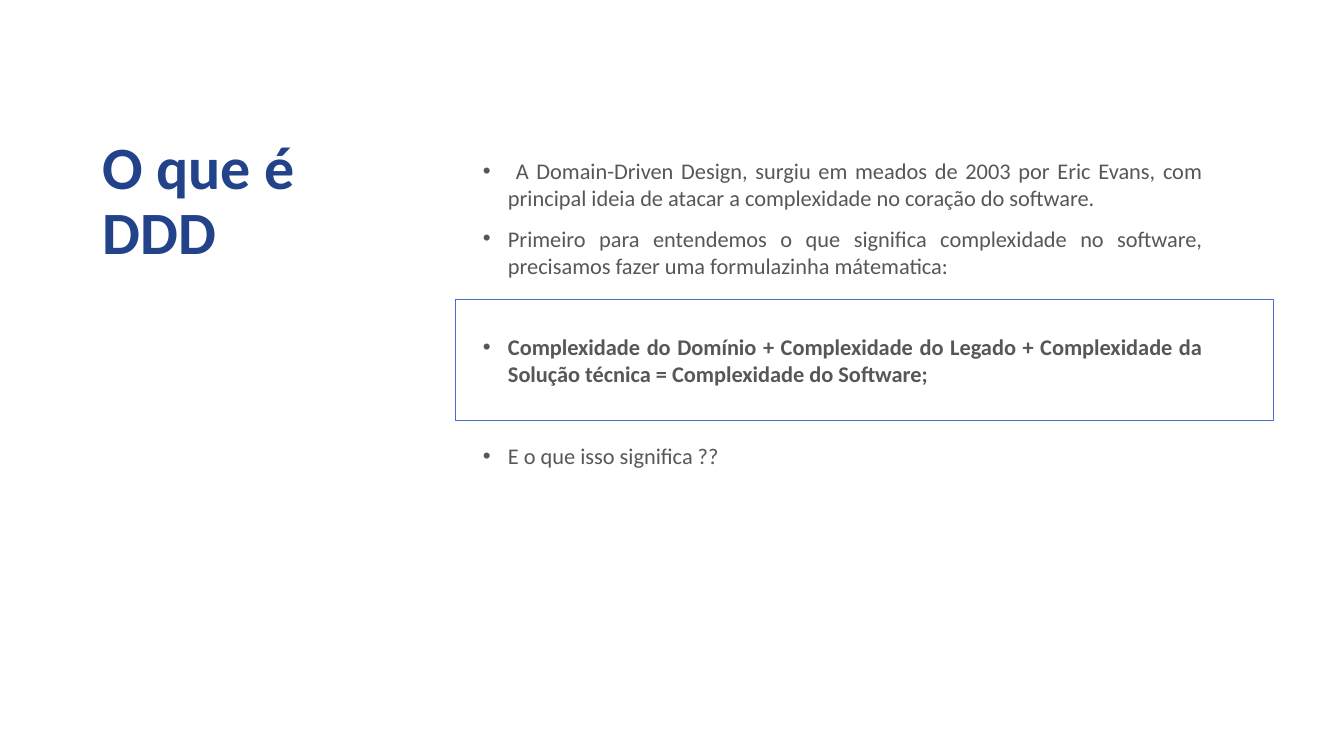
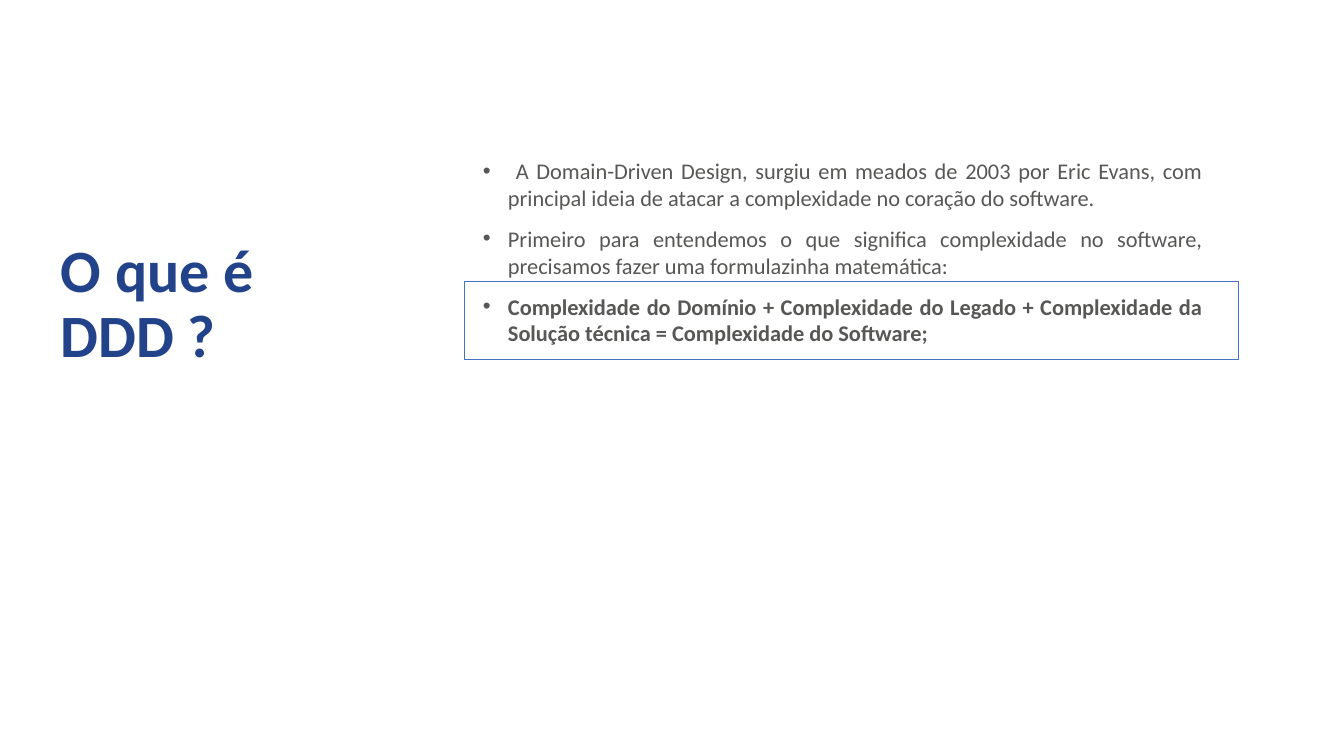
Before and after one commit to jcmdsbr/five-workshop-real-apps, a slide deck: slide 9 of docs/treinamento-estagiarios-five.pptx (slide 10 before the commit). Drawn at 1344x756 pixels with LibreOffice and Linux fonts; fonts in the diff are those of the drawing; background and template pictures are left out. Boxes give left, top, right and bottom in pixels: in the first picture for what was removed or moved away, otherwise in the second. Text is boxed around its words. In the diff, an @@ line names an element or a change of style, - is before the commit and + after.

```diff
--- a/docs/treinamento-estagiarios-five.pptx
+++ b/docs/treinamento-estagiarios-five.pptx
@@ text "O que é": place and size @@
-text "O que é" at (102,147,295,254)
+text "O que é" at (61,250,253,357)
@@ text at (508,231,1202,278): text changed @@
-• Primeiro para entendemos o que significa complexidade no software, precisamos fazer uma formulazinha mátematica:
+• Primeiro para entendemos o que significa complexidade no software, precisamos fazer uma formulazinha matemática:
@@ rectangle: place and size @@
-rectangle at (456,299,1273,420)
+rectangle at (465,281,1239,359)
@@ text at (61,318,174,357): text changed @@
-DDD
+DDD ?
@@ text at (508,448,693,468): paragraph removed @@
-• E o que isso significa ??
```
Also in this commit, not shown: 10 other slides changed, 9 slides added, 7 slides removed, 1 other file.
